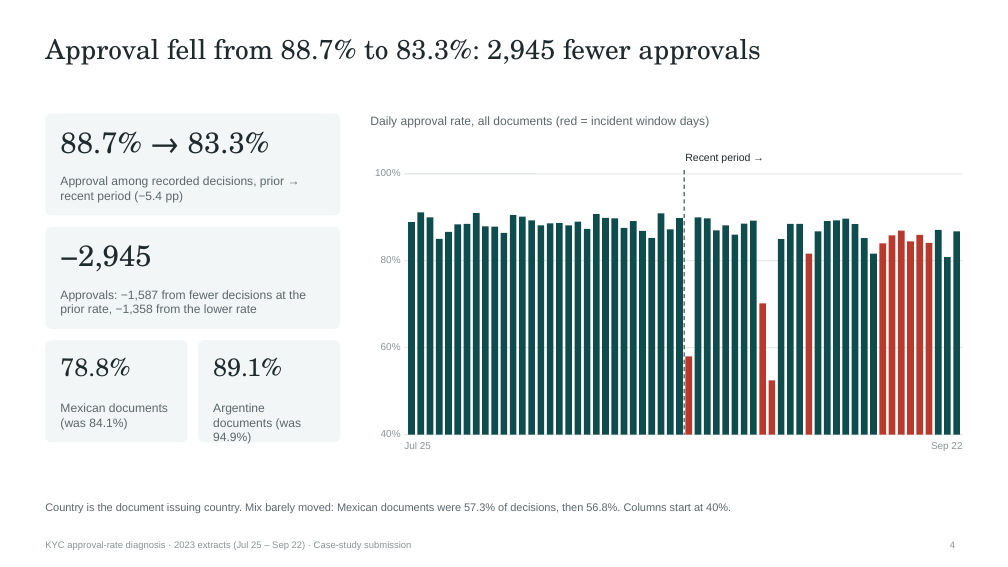
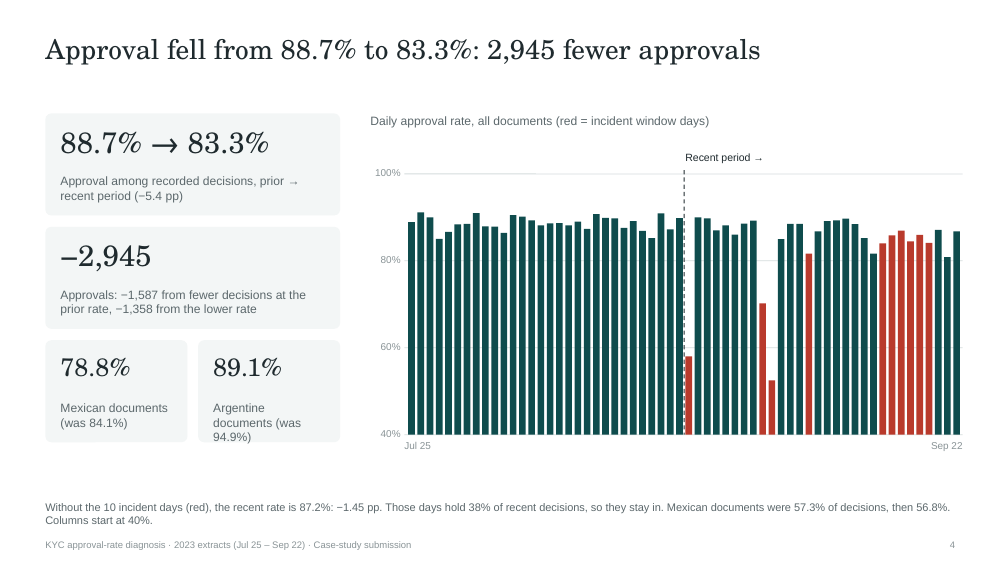
Before and after one commit to prosolkin/arq-kyc, a slide deck: slide 4 of analysis/export/kyc-approval-deck.pptx. Drawn at 1008x567 pixels with LibreOffice and Linux fonts; fonts in the diff are those of the drawing. Boxes give left, top, right and bottom in pixels: in the first picture for what was removed or moved away, otherwise in the second. Text is boxed around its words. In the diff, an @@ line names an element or a change of style, - is before the commit and + after.

```diff
--- a/analysis/export/kyc-approval-deck.pptx
+++ b/analysis/export/kyc-approval-deck.pptx
@@ text at (45, 503, 950, 524): text changed @@
-Country is the document issuing country. Mix barely moved: Mexican documents were 57.3% of decisions, then 56.8%. Columns start at 40%.
+Without the 10 incident days (red), the recent rate is 87.2%: −1.45 pp. Those days hold 38% of recent decisions, so they stay in. Mexican documents were 57.3% of decisions, then 56.8%. Columns start at 40%.
```
Also in this commit, not shown: 4 other slides changed, 1 slide added, 1 slide removed, 20 other files.
